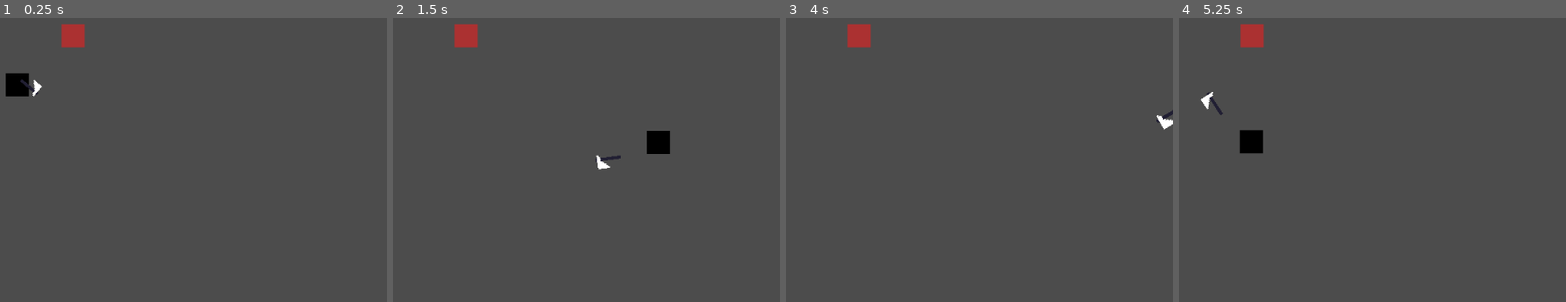
Above: before the commit, frames 1-4 (left to right).
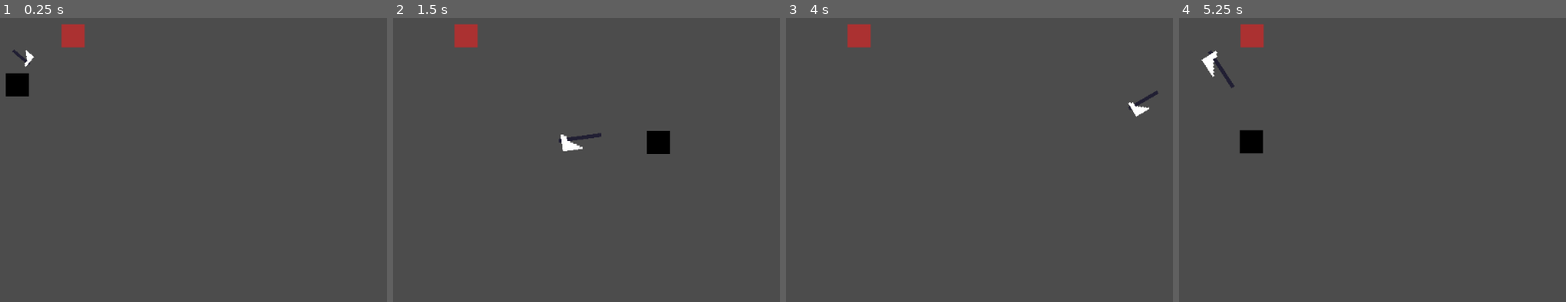
Above: after the commit, the same moments.

Repository: renzoventura/god-of-war
Game: Godot game, scene res://scenes/level/TemplateLevel.tscn
Two runs of this game, one before a commit and one after it. Both use one fixed random seed, a clock stepped at 60 frames per second and the inputs below.
Inputs (mouse positions are in pixels of both pictures, inside the frame that each line leads up to):
- Up to frame 1 (0.25 s): no input
- Up to frame 2 (1.5 s): tap Enter at 0.5 s; move the mouse to (571, 63) at 0.52 s; hold D (right) 0.53-1.28 s; click (571, 63) at 0.6 s; move the mouse to (outside the picture) at 1.27 s; hold S (down) from 1.28 s (still down); click (outside the picture) at 1.35 s
- Up to frame 3 (4 s): move the mouse to (outside the picture) at 2.02 s; release S (down) at 2.03 s; hold D (right) 2.03-2.78 s; click (outside the picture) at 2.1 s; move the mouse to (outside the picture) at 2.77 s; hold W (up) 2.78-3.53 s; click (outside the picture) at 2.85 s; tap Space at 3.5 s; move the mouse to (1025, 151) at 3.52 s; hold A (left) from 3.53 s (still down); click (1025, 151) at 3.6 s
- Up to frame 4 (5.25 s): move the mouse to (outside the picture) at 4.27 s; click (outside the picture) at 4.35 s; move the mouse to (1233, 86) at 5.02 s; release A (left) at 5.03 s; hold S (down) from 5.03 s (still down); click (1233, 86) at 5.1 s

The runs differ from the first frame. In frame 1, 0.2% of the frame differs, in the area x 3-12%, y 11-28%; in frame 2, 0.4%; in frame 3, 0.4%; in frame 4, 0.4%, in the area x 5-15%, y 11-35%.

Commit message:
Update axe pivot value

Diff:
--- a/scenes/player/Player.tscn
+++ b/scenes/player/Player.tscn
@@ -21,6 +21,7 @@
 [node name="Center" type="Position2D" parent="."]
 
 [node name="offset" type="Position2D" parent="Center"]
+position = Vector2( 15, 15 )
 rotation = -1.74533
 
 [node name="Sword" parent="Center/offset" instance=ExtResource( 3 )]
--- a/scenes/player/Sword.tscn
+++ b/scenes/player/Sword.tscn
@@ -25,10 +25,10 @@
 tracks/1/imported = false
 tracks/1/enabled = true
 tracks/1/keys = {
-"times": PoolRealArray( 0, 0.3, 0.5 ),
-"transitions": PoolRealArray( 1.5, 1, 1 ),
+"times": PoolRealArray( 0, 0.1, 0.3, 0.5 ),
+"transitions": PoolRealArray( 1.5, 1, 1, 1 ),
 "update": 0,
-"values": [ Vector2( 1, 1 ), Vector2( 1.3, 1.8 ), Vector2( 1, 1 ) ]
+"values": [ Vector2( 1, 1 ), Vector2( 1.3, 2 ), Vector2( 1.3, 1.8 ), Vector2( 1, 1 ) ]
 }
 tracks/2/type = "value"
 tracks/2/path = NodePath(".:position")
